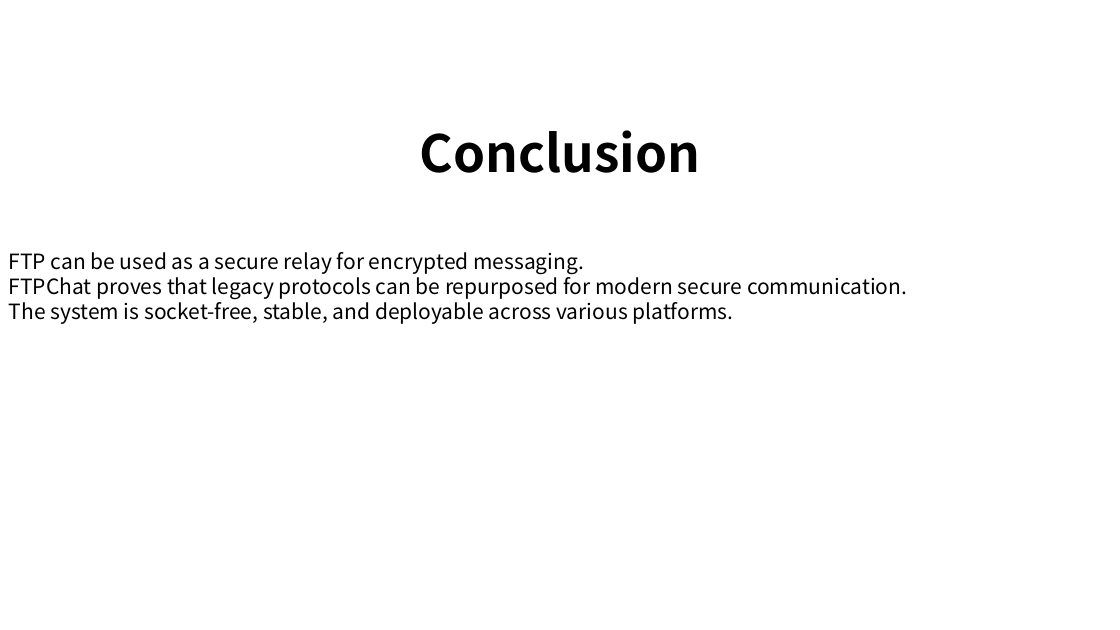
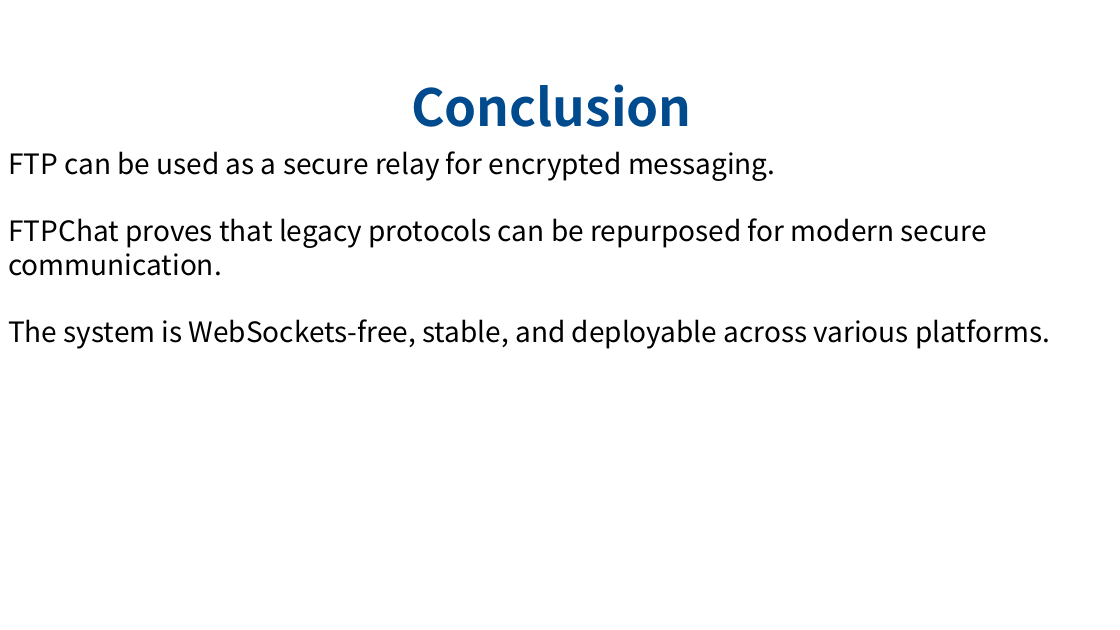
Before and after one commit to ahmedomar2014/FTPChat, a slide deck: slide 12 of Documentation/ISEF/Poster.pptx. Drawn at 1120x630 pixels with LibreOffice and Linux fonts; fonts in the diff are those of the drawing. Boxes give left, top, right and bottom in pixels: in the first picture for what was removed or moved away, otherwise in the second. Text is boxed around its words. In the diff, an @@ line names an element or a change of style, - is before the commit and + after.

```diff
--- a/Documentation/ISEF/Poster.pptx
+++ b/Documentation/ISEF/Poster.pptx
@@ text "Conclusion": place and size @@
-text "Conclusion" at (419, 130, 700, 173)
+text "Conclusion" at (411, 84, 692, 127)
@@ text "Conclusion" at (411, 84, 692, 127): text colour #000000 to #004A8E @@
@@ text "FTP can be used as ...": place and size @@
-text "FTP can be used as ..." at (9, 252, 907, 324)
+text "FTP can be used as ..." at (8, 151, 1050, 349)
@@ text at (8, 151, 987, 276): size 18 to 24 pt in "FTP can be used as a secure ...", "FTPChat proves that legacy protocols can be ..." @@
@@ text at (8, 319, 1050, 349): text changed; size 18 to 24 pt @@
-The system is socket-free, stable, and deployable across various platforms.
+The system is WebSockets-free, stable, and deployable across various platforms.
```
Also in this commit, not shown: 11 other slides changed, 15 other files.
